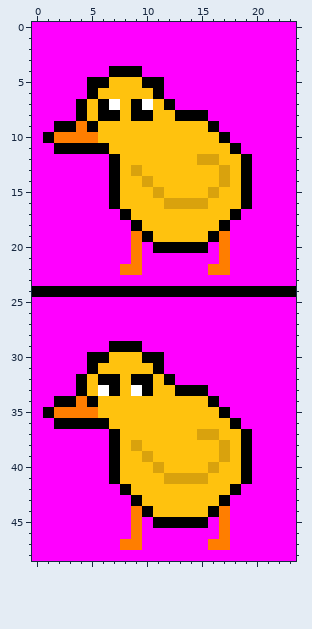
Edited in one commit: pixel-art sprite (Resources/Duck.png). The first picture shows the starting point.
The file is 24x49 pixels.
Now the later version:
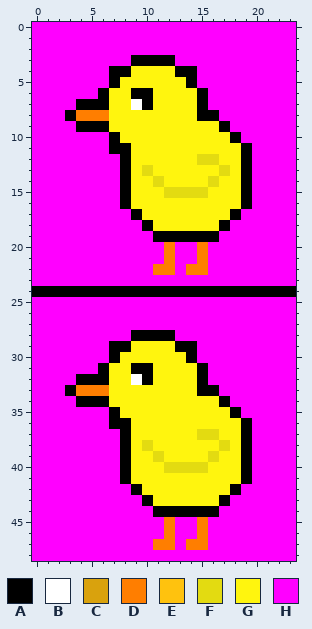
Palette (. is transparent): A #000000  B #ffffff  C #d9a20d  D #ff7e00  E #ffc20e  F #e3db11  G #fff50e  H #ff00ff
From the commit log: new duck sprite and last level diffculty increased
Difference:
@@ x 0..23 @@
  2 HHHHHHHHHHHHHHHHHHHHHHHH
- 3 HHHHHHHHHHHHHHHHHHHHHHHH
- 4 HHHHHHHAAAHHHHHHHHHHHHHH
- 5 HHHHHAAEEEAAHHHHHHHHHHHH
- 6 HHHHHAEEEEEAHHHHHHHHHHHH
- 7 HHHHAEABEABEAHHHHHHHHHHH
- 8 HHHHAEAAEAAEEAAAHHHHHHHH
- 9 HHAADAEEEEEEEEEEAHHHHHHH
-10 HADDDDEEEEEEEEEEEAHHHHHH
-11 HHAAAAAEEEEEEEEEEEAHHHHH
-12 HHHHHHHAEEEEEEECCEEAHHHH
-13 HHHHHHHAECEEEEEEECEAHHHH
-14 HHHHHHHAEECEEEEEECEAHHHH
-15 HHHHHHHAEEECEEEECEEAHHHH
-16 HHHHHHHAEEEECCCCEEEAHHHH
-17 HHHHHHHHAEEEEEEEEEAHHHHH
-18 HHHHHHHHHAEEEEEEEAHHHHHH
-19 HHHHHHHHHDAEEEEEADHHHHHH
-20 HHHHHHHHHDHAAAAAHDHHHHHH
-21 HHHHHHHHHDHHHHHHHDHHHHHH
-22 HHHHHHHHDDHHHHHHDDHHHHHH
+ 3 HHHHHHHHHAAAAHHHHHHHHHHH
+ 4 HHHHHHHAAGGGGAAHHHHHHHHH
+ 5 HHHHHHHAGGGGGGAHHHHHHHHH
+ 6 HHHHHHAGGAAGGGGAHHHHHHHH
+ 7 HHHHAAAGGBAGGGGAHHHHHHHH
+ 8 HHHADDDGGGGGGGGAAHHHHHHH
+ 9 HHHHAAAGGGGGGGGGGAHHHHHH
+10 HHHHHHHAGGGGGGGGGGAHHHHH
+11 HHHHHHHAAGGGGGGGGGGAHHHH
+12 HHHHHHHHAGGGGGGFFGGAHHHH
+13 HHHHHHHHAGFGGGGGGFGAHHHH
+14 HHHHHHHHAGGFGGGGFGGAHHHH
+15 HHHHHHHHAGGGFFFFGGGAHHHH
+16 HHHHHHHHAGGGGGGGGGGAHHHH
+17 HHHHHHHHHAGGGGGGGGAHHHHH
+18 HHHHHHHHHHAGGGGGGAHHHHHH
+19 HHHHHHHHHHHAAAAAAHHHHHHH
+20 HHHHHHHHHHHHDHHDHHHHHHHH
+21 HHHHHHHHHHHHDHHDHHHHHHHH
+22 HHHHHHHHHHHDDHDDHHHHHHHH
 23 HHHHHHHHHHHHHHHHHHHHHHHH
@@ x 0..23 @@
 27 HHHHHHHHHHHHHHHHHHHHHHHH
-28 HHHHHHHHHHHHHHHHHHHHHHHH
-29 HHHHHHHAAAHHHHHHHHHHHHHH
-30 HHHHHAAEEEAAHHHHHHHHHHHH
-31 HHHHHAEEEEEAHHHHHHHHHHHH
-32 HHHHAEAAEAAEAHHHHHHHHHHH
-33 HHHHAEBAEBAEEAAAHHHHHHHH
-34 HHAADAEEEEEEEEEEAHHHHHHH
-35 HADDDDEEEEEEEEEEEAHHHHHH
-36 HHAAAAAEEEEEEEEEEEAHHHHH
-37 HHHHHHHAEEEEEEECCEEAHHHH
-38 HHHHHHHAECEEEEEEECEAHHHH
-39 HHHHHHHAEECEEEEEECEAHHHH
-40 HHHHHHHAEEECEEEECEEAHHHH
-41 HHHHHHHAEEEECCCCEEEAHHHH
-42 HHHHHHHHAEEEEEEEEEAHHHHH
-43 HHHHHHHHHAEEEEEEEAHHHHHH
-44 HHHHHHHHHDAEEEEEADHHHHHH
-45 HHHHHHHHHDHAAAAAHDHHHHHH
-46 HHHHHHHHHDHHHHHHHDHHHHHH
-47 HHHHHHHHDDHHHHHHDDHHHHHH
+28 HHHHHHHHHAAAAHHHHHHHHHHH
+29 HHHHHHHAAGGGGAAHHHHHHHHH
+30 HHHHHHHAGGGGGGAHHHHHHHHH
+31 HHHHHHAGGAAGGGGAHHHHHHHH
+32 HHHHAAAGGBAGGGGAHHHHHHHH
+33 HHHADDDGGGGGGGGAAHHHHHHH
+34 HHHHAAAGGGGGGGGGGAHHHHHH
+35 HHHHHHHAGGGGGGGGGGAHHHHH
+36 HHHHHHHAAGGGGGGGGGGAHHHH
+37 HHHHHHHHAGGGGGGFFGGAHHHH
+38 HHHHHHHHAGFGGGGGGFGAHHHH
+39 HHHHHHHHAGGFGGGGFGGAHHHH
+40 HHHHHHHHAGGGFFFFGGGAHHHH
+41 HHHHHHHHAGGGGGGGGGGAHHHH
+42 HHHHHHHHHAGGGGGGGGAHHHHH
+43 HHHHHHHHHHAGGGGGGAHHHHHH
+44 HHHHHHHHHHHAAAAAAHHHHHHH
+45 HHHHHHHHHHHHDHHDHHHHHHHH
+46 HHHHHHHHHHHHDHHDHHHHHHHH
+47 HHHHHHHHHHHDDHDDHHHHHHHH
 48 HHHHHHHHHHHHHHHHHHHHHHHH
Boxes around the changes in both pictures, in picture pixels (x1, y1, x2, y2):
changed: (43, 55, 252, 275)
changed: (43, 330, 252, 550)
